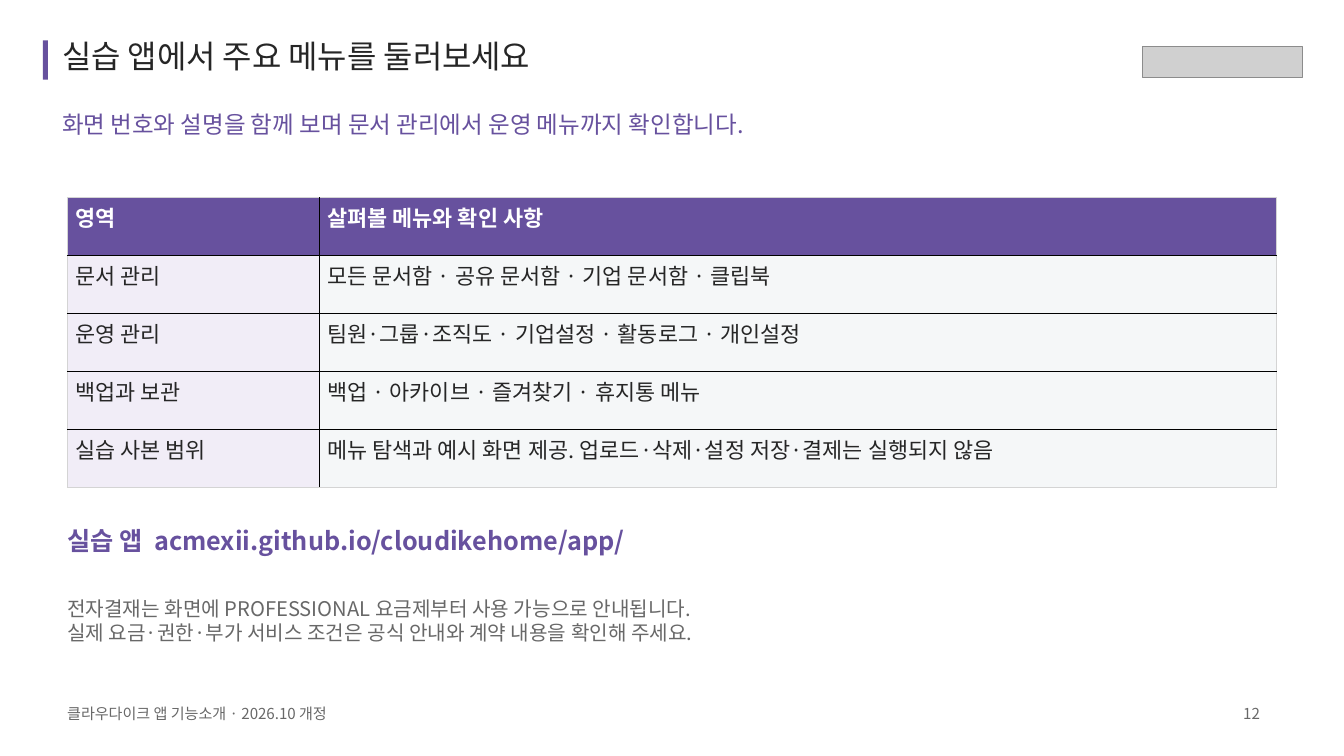
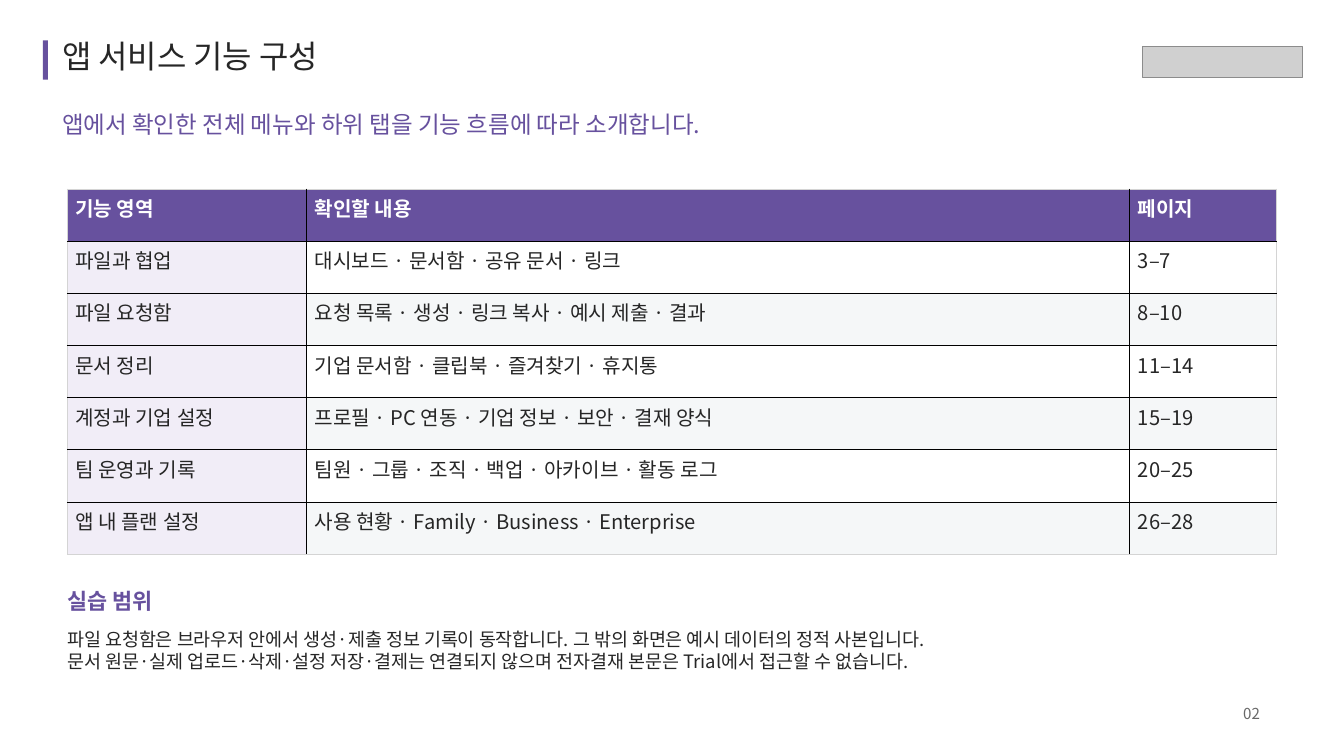
Before and after one commit to acmexii/cloudikehome, a slide deck: slide 2 of docs/cloudike-app-features.pptx (slide 12 before the commit). Drawn at 1344x756 pixels with LibreOffice and Linux fonts; fonts in the diff are those of the drawing; grey boxes stand for pictures. Boxes give left, top, right and bottom in pixels: in the first picture for what was removed or moved away, otherwise in the second. Text is boxed around its words. In the diff, an @@ line names an element or a change of style, - is before the commit and + after.

```diff
--- a/docs/cloudike-app-features.pptx
+++ b/docs/cloudike-app-features.pptx
@@ text at (x1=62, y1=41, x2=318, y2=71): text changed @@
-실습 앱에서 주요 메뉴를 둘러보세요
+앱 서비스 기능 구성
@@ text at (x1=62, y1=113, x2=700, y2=135): text changed @@
-화면 번호와 설명을 함께 보며 문서 관리에서 운영 메뉴까지 확인합니다.
+앱에서 확인한 전체 메뉴와 하위 탭을 기능 흐름에 따라 소개합니다.
@@ table at (x1=67, y1=189, x2=1276, y2=554) @@
-영역 | 살펴볼 메뉴와 확인 사항
-문서 관리 | 모든 문서함 · 공유 문서함 · 기업 문서함 · 클립북
-운영 관리 | 팀원·그룹·조직도 · 기업설정 · 활동로그 · 개인설정
-백업과 보관 | 백업 · 아카이브 · 즐겨찾기 · 휴지통 메뉴
-실습 사본 범위 | 메뉴 탐색과 예시 화면 제공. 업로드·삭제·설정 저장·결제는 실행되지 않음
+기능 영역 | 확인할 내용 | 페이지
+파일과 협업 | 대시보드 · 문서함 · 공유 문서 · 링크 | 3–7
+파일 요청함 | 요청 목록 · 생성 · 링크 복사 · 예시 제출 · 결과 | 8–10
+문서 정리 | 기업 문서함 · 클립북 · 즐겨찾기 · 휴지통 | 11–14
+계정과 기업 설정 | 프로필 · PC 연동 · 기업 정보 · 보안 · 결재 양식 | 15–19
+팀 운영과 기록 | 팀원 · 그룹 · 조직 · 백업 · 아카이브 · 활동 로그 | 20–25
+앱 내 플랜 설정 | 사용 현황 · Family · Business · Enterprise | 26–28
@@ table resized from (x1=67, y1=198, x2=1276, y2=487) to (x1=67, y1=189, x2=1276, y2=554) @@
@@ text removed at (x1=67, y1=529, x2=624, y2=556) @@
-실습 앱 acmexii.github.io/cloudikehome/app/
@@ text removed at (x1=67, y1=599, x2=692, y2=642) @@
-전자결재는 화면에 PROFESSIONAL 요금제부터 사용 가능으로 안내됩니다.
-실제 요금·권한·부가 서비스 조건은 공식 안내와 계약 내용을 확인해 주세요.
@@ text added at (x1=67, y1=590, x2=152, y2=611), 19.5 pt, text #67519E, bold @@
+실습 범위
@@ text added at (x1=67, y1=630, x2=925, y2=670), 16.5 pt, text #262626 @@
+파일 요청함은 브라우저 안에서 생성·제출 정보 기록이 동작합니다. 그 밖의 화면은 예시 데이터의 정적 사본입니다.
+문서 원문·실제 업로드·삭제·설정 저장·결제는 연결되지 않으며 전자결재 본문은 Trial에서 접근할 수 없습니다.
@@ text removed at (x1=67, y1=706, x2=327, y2=720) @@
-클라우다이크 앱 기능소개 · 2026.10 개정
@@ text at (x1=1243, y1=708, x2=1260, y2=719): text changed @@
-12
+02
```
Also in this commit, not shown: 10 other slides changed, 17 slides added, 1 slide removed, 2 other files.
